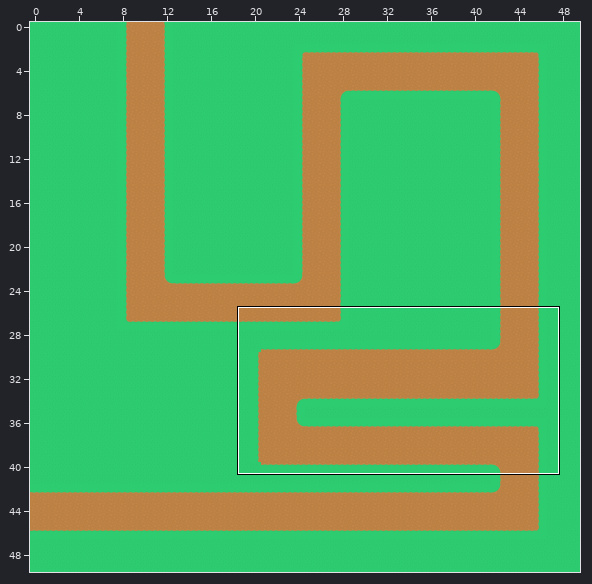
Tiled map: core/assets/Map_test.tmx. Above: a wide view before the commit, with the close-up outlined.
Close-up. Before:
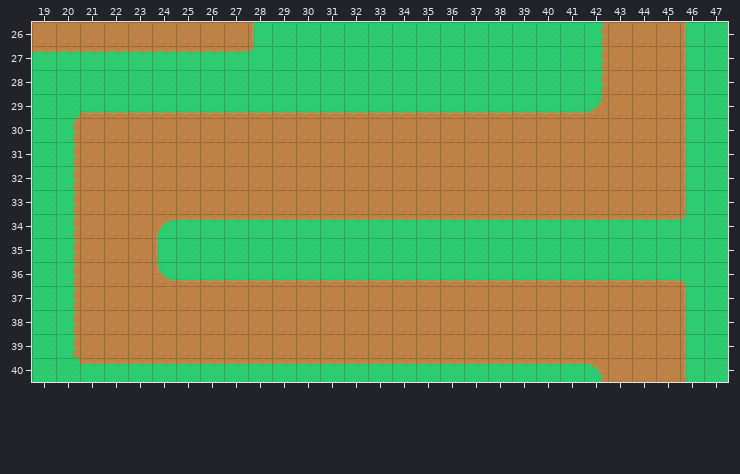
Cells are 64x64 px. Shown: x 19..47, y 26..40.
Once edited:
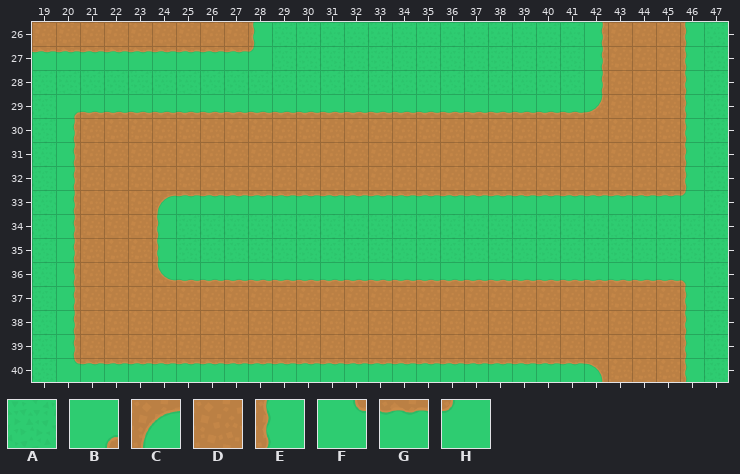
Key: from "towerDefense_tilesheet": A 24, B 69, C 72, D 93, E 94, F 115, G 116, H 117.
_ is an empty cell.
Changes in this commit:
Layer "Tile Layer 1":
The edit turns tile G into tile A in row 34 at x 25 to 45.
The edit turns tile H into tile A in row 34 at x 46.
The edit turns tile A into tile B in row 29 at x 20.
The edit turns tile D into tile C in row 33 at x 24.
The edit turns tile C into tile E in row 34 at x 24.
The edit turns tile A into tile F in row 40 at x 20.
The edit turns tile D into tile G in row 33 at x 25 to 45.
The edit turns tile E into tile H in row 33 at x 46.
